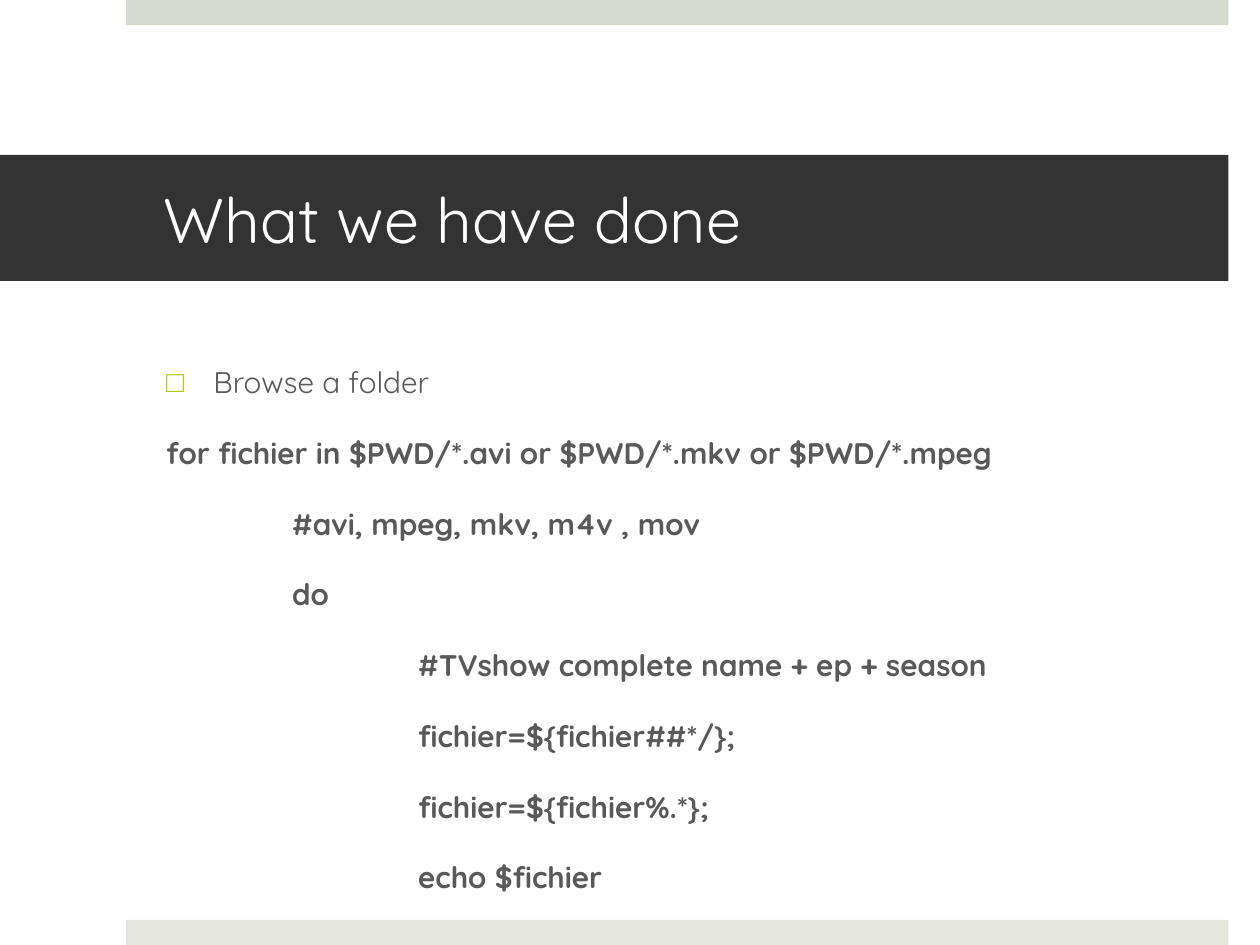
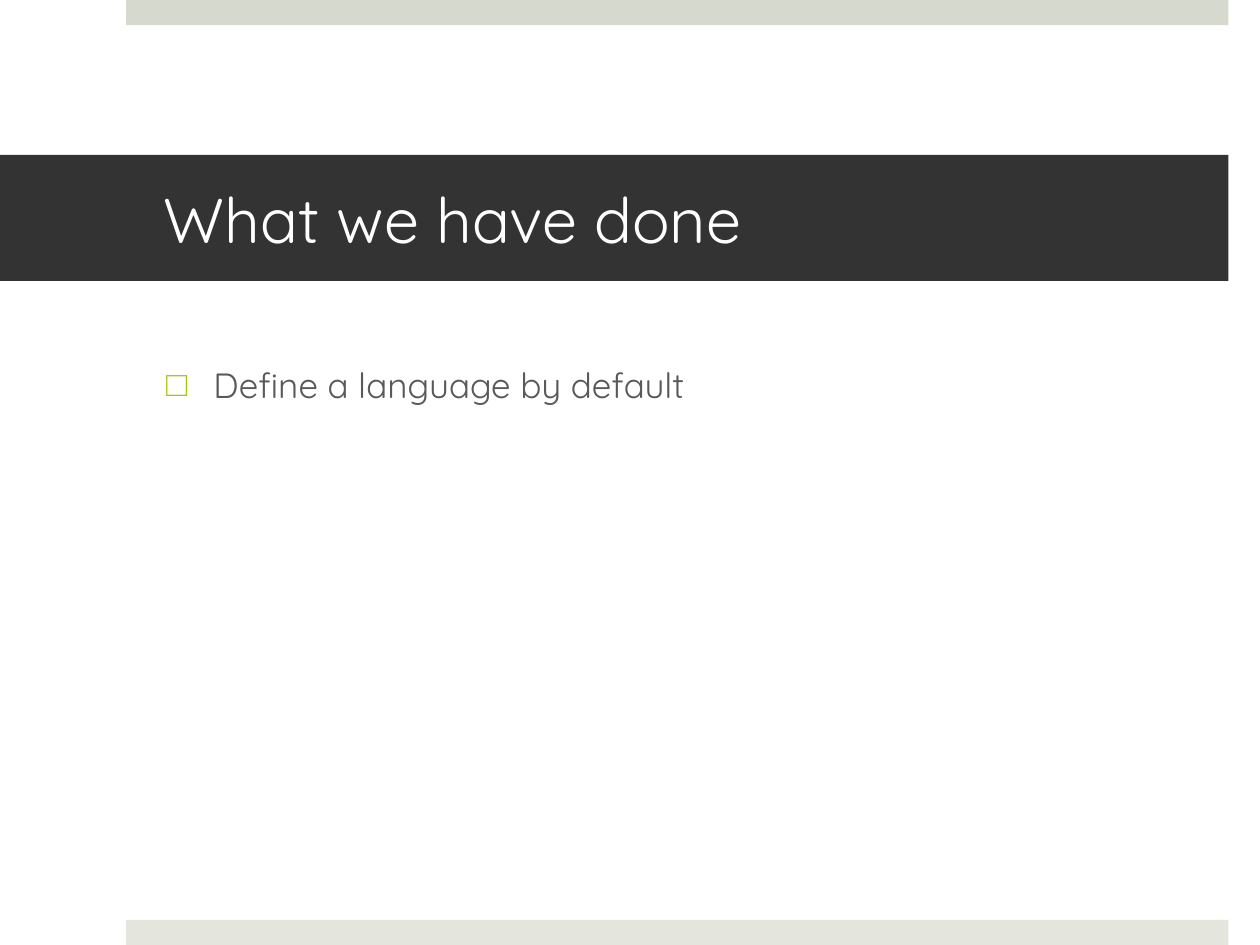
Before and after one commit to kiago/isepse2014, a slide deck: slide 3 of jessica.besagni/projects/Subtitles 2605.pptx. Drawn at 1260x945 pixels with LibreOffice and Linux fonts; fonts in the diff are those of the drawing. Boxes give left, top, right and bottom in pixels: in the first picture for what was removed or moved away, otherwise in the second. Text is boxed around its words. In the diff, an @@ line names an element or a change of style, - is before the commit and + after.

Commit message:
presentation

```diff
--- a/jessica.besagni/projects/Subtitles 2605.pptx
+++ b/jessica.besagni/projects/Subtitles 2605.pptx
@@ text at (213,372,684,405): text changed; size 17 to 20 pt; bold off @@
-□ Browse a folder
-for fichier in $PWD/*.avi or $PWD/*.mkv or $PWD/*.mpeg
-#avi, mpeg, mkv, m4v , mov
-do
-#TVshow complete name + ep + season
-fichier=${fichier##*/};
-fichier=${fichier%.*};
-echo $fichier
+□ Define a language by default
```
Also in this commit, not shown: 1 slide added, 2 slides removed.
